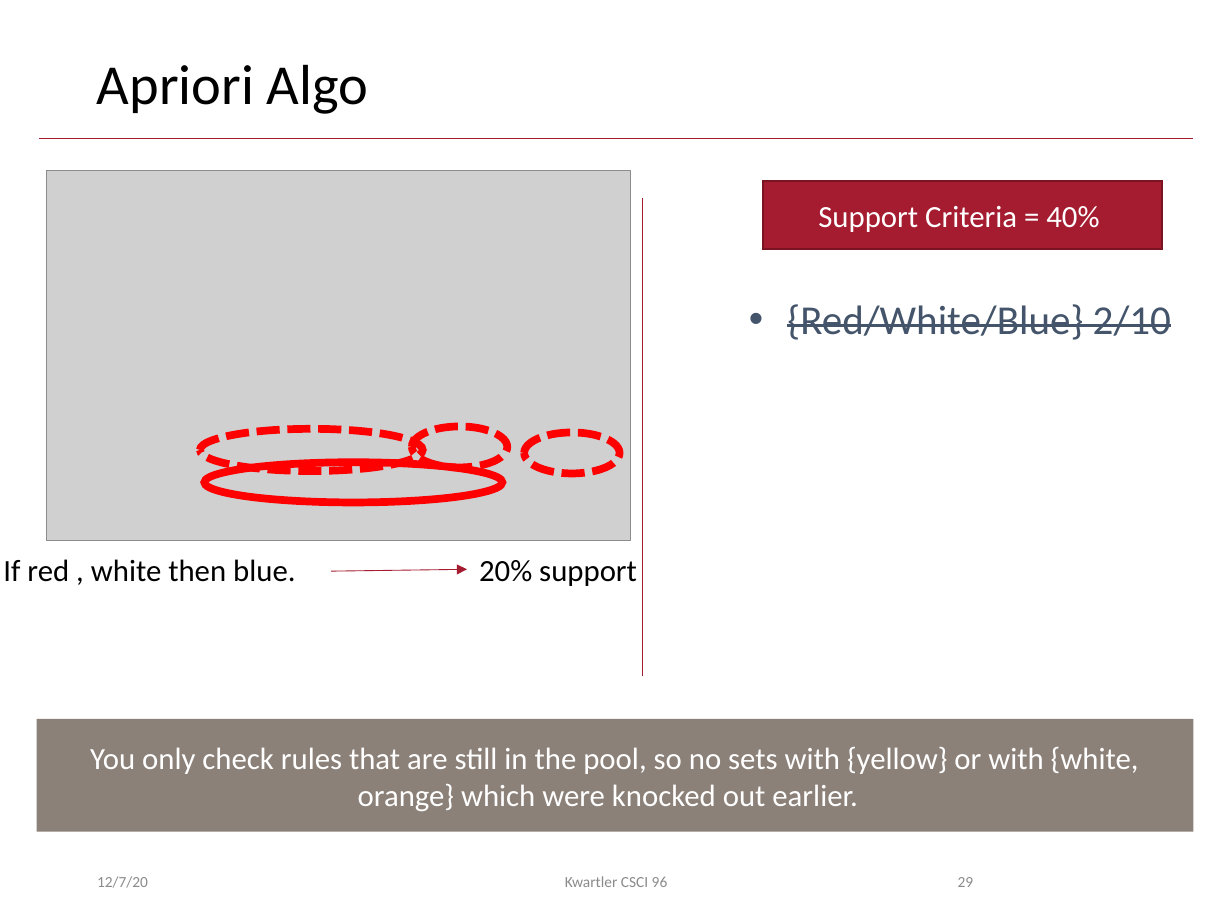
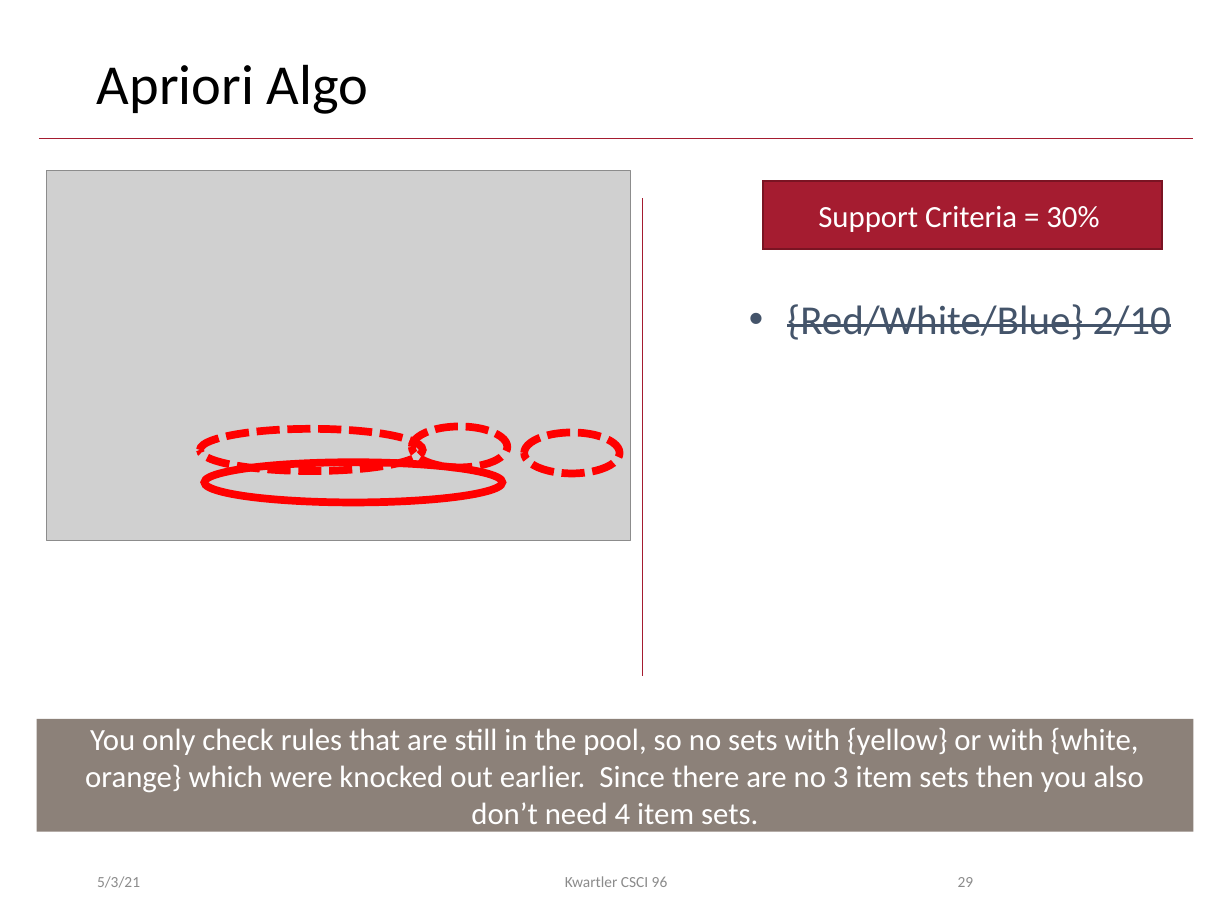
Before and after one commit to kwartler/Harvard_DataMining_Business_Student, a slide deck: slide 29 of Lessons/M_RecoEngine_Ethics/AssociationRules_CollaborativeFiltering.pptx. Drawn at 1232x924 pixels with LibreOffice and Linux fonts; fonts in the diff are those of the drawing; grey boxes stand for pictures; background and template pictures are left out. Boxes give left, top, right and bottom in pixels: in the first picture for what was removed or moved away, otherwise in the second. Text is boxed around its words. In the diff, an @@ line names an element or a change of style, - is before the commit and + after.

```diff
--- a/Lessons/M_RecoEngine_Ethics/AssociationRules_CollaborativeFiltering.pptx
+++ b/Lessons/M_RecoEngine_Ethics/AssociationRules_CollaborativeFiltering.pptx
@@ text in rectangle at [818,206,1099,232]: text changed @@
-Support Criteria = 40%
+Support Criteria = 30%
@@ text removed at [3,559,295,582] @@
-If red , white then blue.
@@ arrow removed from (331, 572) to (467, 569) @@
@@ text removed at [479,560,637,586] @@
-20% support
@@ text in rectangle at [85,728,1144,832]: text changed @@
-You only check rules that are still in the pool, so no sets with {yellow} or with {white, orange} which were knocked out earlier.
+You only check rules that are still in the pool, so no sets with {yellow} or with {white, orange} which were knocked out earlier. Since there are no 3 item sets then you also don’t need 4 item sets.
@@ text at [97,876,140,888]: text changed @@
-12/7/20
+5/3/21
```
Also in this commit, not shown: 35 other slides changed, 10 other files.
